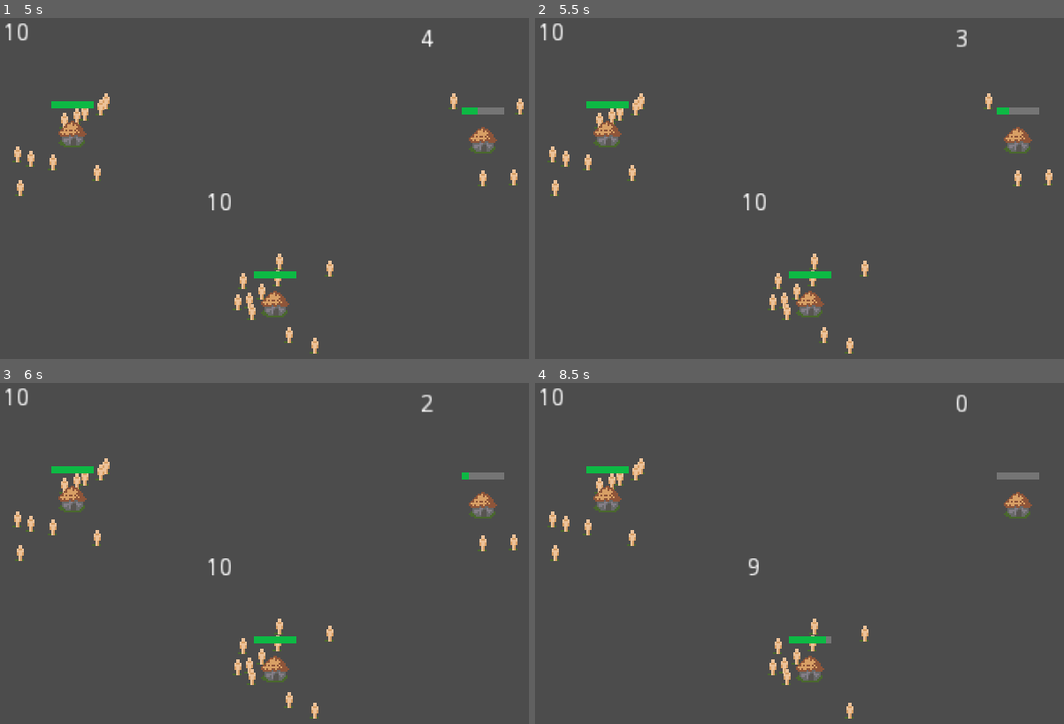
Above: before the commit, frames 1-4 (two rows, left to right).
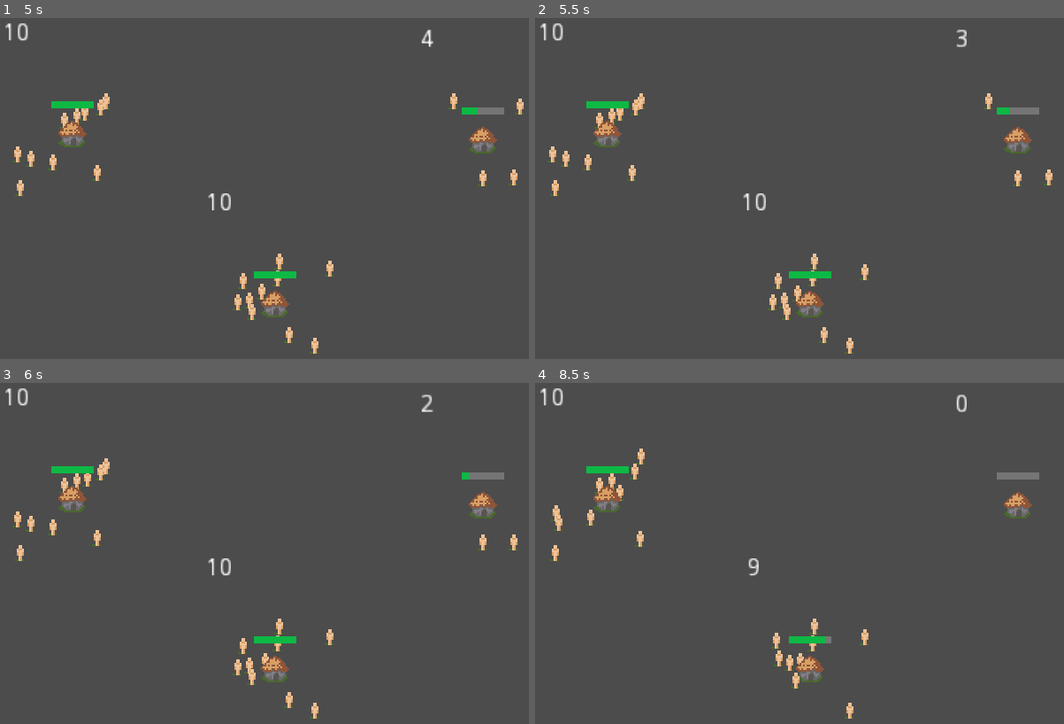
Above: after the commit, the same moments.

Repository: svntax/LD43-SMBM
Game: Godot game, scene res://Scenes/gameplay.tscn
Two runs of this game, one before a commit and one after it. Both use one fixed random seed, a clock stepped at 60 frames per second and the inputs below.
Inputs (mouse positions are in pixels of both pictures, inside the frame that each line leads up to):
- Up to frame 1 (5 s): tap Enter at 0.5, 2, 3.5 s; move the mouse to (470, 188) at 0.52 s; click (470, 188) at 0.67 s; tap Space at 1.25, 2.75, 4.25 s; move the mouse to (491, 96) at 1.27 s; click (491, 96) at 1.42 s; move the mouse to (476, 116) at 2.02 s; click (476, 116) at 2.17 s; move the mouse to (444, 150) at 2.77 s; click (444, 150) at 2.92 s; move the mouse to (454, 137) at 3.52 s; click (454, 137) at 3.67 s; move the mouse to (481, 130) at 4.27 s; click (481, 130) at 4.42 s
- Up to frame 2 (5.5 s): move the mouse to (1053, 106) at 5.02 s; click (1053, 106) at 5.17 s
- Up to frame 3 (6 s): move the mouse to (454, 468) at 5.77 s; click (454, 468) at 5.92 s
- Up to frame 4 (8.5 s): move the mouse to (1048, 543) at 6.52 s; click (1048, 543) at 6.67 s; move the mouse to (1016, 543) at 7.27 s; click (1016, 543) at 7.42 s; move the mouse to (825, 700) at 8.02 s; click (825, 700) at 8.17 s

Frame 1 is identical in both runs. In frame 2, 0.1% of the frame differs, in the area x 48-64%, y 71-84%; in frame 3, 0.2%; in frame 4, 1.0%, in the area x 2-64%, y 19-90%.

Commit message:
Add wandering effect to villagers

Diff:
--- a/Scenes/villager.tscn
+++ b/Scenes/villager.tscn
@@ -9,16 +9,25 @@
 radius = 4.0
 height = 6.0
 
-[node name="Villager" type="Node2D" index="0" groups=[
+[sub_resource type="RectangleShape2D" id=2]
+
+custom_solver_bias = 0.0
+extents = Vector2( 3, 2 )
+
+[node name="Villager" type="KinematicBody2D" index="0" groups=[
 "Villagers",
 ]]
 
+input_pickable = false
+collision_layer = 1
+collision_mask = 1
+collision/safe_margin = 0.08
 script = ExtResource( 1 )
 
-[node name="Timer" type="Timer" parent="." index="0"]
+[node name="WanderTimer" type="Timer" parent="." index="0"]
 
 process_mode = 1
-wait_time = 1.0
+wait_time = 5.0
 one_shot = false
 autostart = false
 
@@ -40,4 +49,11 @@
 
 shape = SubResource( 1 )
 
+[node name="CollisionShape2D" type="CollisionShape2D" parent="." index="3"]
+
+position = Vector2( 0, 2 )
+shape = SubResource( 2 )
+
+[connection signal="timeout" from="WanderTimer" to="." method="_on_WanderTimer_timeout"]
+
 [connection signal="input_event" from="Hitbox" to="." method="_on_Hitbox_input_event"]
--- a/Scripts/person_unit.gd
+++ b/Scripts/person_unit.gd
@@ -1,16 +1,42 @@
-extends Node2D
+extends KinematicBody2D
 
 var originalPos
 var isVillager
+var reachedNextPos
+
+var moveSpeed = 4
+var moveVel
+var nextPos
+
+var wanderTimer
 
 func _ready():
     originalPos = self.position
     isVillager = true
+    reachedNextPos = true
+
+    moveVel = Vector2()
+    nextPos = Vector2()
+
+    wanderTimer = find_node("WanderTimer")
+    wanderTimer.wait_time = rand_range(5, 10)
+    wanderTimer.start()
+
+func updateOriginalPos():
+    originalPos = self.position
 
 func _process(delta):
     # Called every frame. Delta is time since last frame.
     # Update game logic here.
     pass
+
+func _physics_process(delta):
+    if(isVillager):
+        if(!reachedNextPos):
+            move_and_slide(moveVel)
+        if(self.position.distance_to(nextPos) < 2):
+            moveVel = Vector2()
+            reachedNextPos = true
 
 func _on_Hitbox_input_event(viewport, event, shape_idx):
     if(event is InputEventMouseButton && event.pressed && event.button_index == BUTTON_LEFT):
@@ -18,3 +44,9 @@
             isVillager = false
             get_parent().get_parent().reducePopulation(1)
             find_node("Sprite").hide()
+
+func _on_WanderTimer_timeout():
+    wanderTimer.wait_time = rand_range(5, 10)
+    reachedNextPos = false
+    nextPos = originalPos + Vector2(rand_range(-8, 8), rand_range(-8, 8))
+    moveVel = (nextPos - self.position).normalized() * moveSpeed
--- a/Scripts/village_controls.gd
+++ b/Scripts/village_controls.gd
@@ -16,6 +16,7 @@
         var villager = villagerObject.instance()
         get_node("YSort").add_child(villager)
         villager.translate(Vector2(rand_range(-32, 32), rand_range(-32, 32)))
+        villager.updateOriginalPos()
 
 func _process(delta):
     # Called every frame. Delta is time since last frame.
Not shown: 1 places in Scenes/villager.tscn that only renumber resources
